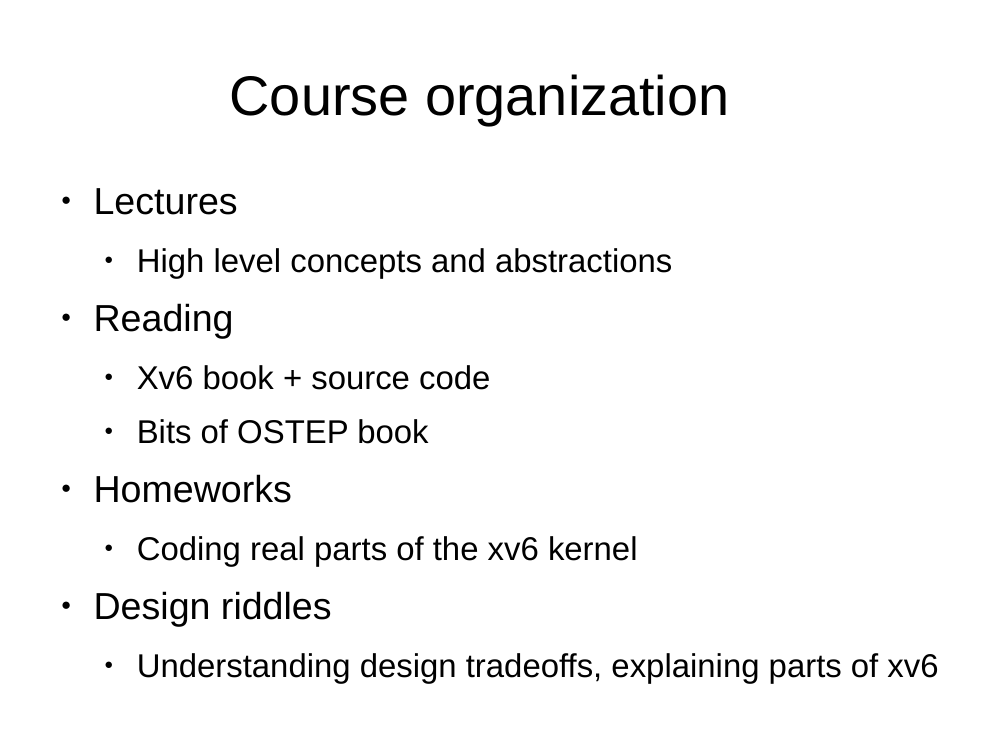
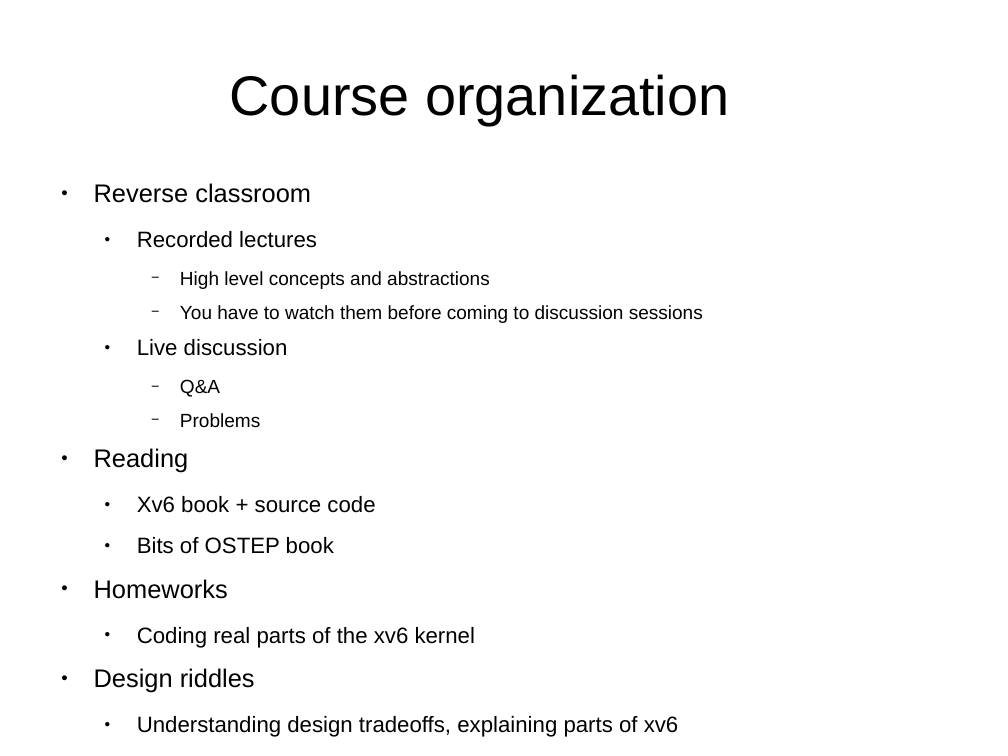
Before and after one commit to antonburtsev/cs5460, a slide deck: slide 8 of lectures/lecture00-logistics/lecture00-logistics.odp. Drawn at 1008x756 pixels with LibreOffice and Linux fonts; fonts in the diff are those of the drawing. Boxes give left, top, right and bottom in pixels: in the first picture for what was removed or moved away, otherwise in the second. Text is boxed around its words. In the diff, an @@ line names an element or a change of style, - is before the commit and + after.

```diff
--- a/lectures/lecture00-logistics/lecture00-logistics.odp
+++ b/lectures/lecture00-logistics/lecture00-logistics.odp
@@ text at (94, 183, 311, 203): text changed; size 29.6 to 20 pt @@
-● Lectures
+● Reverse classroom
+  ● Recorded lectures
@@ text at (94, 271, 679, 737): size 25.9 to 15 pt in "High level concepts and abstractions"; size 29.6 to 20 pt in "Reading", "Homeworks", "Design riddles"; size 25.9 to 17.5 pt in "Xv6 book + source code", "Bits of OSTEP book", "Coding real parts of the xv6 kernel", "Understanding design tradeoffs, explaining parts of xv6"; bullet ● to −; list level 2 to 3 in "High level concepts and abstractions" @@
@@ text at (137, 305, 703, 428): paragraphs added @@
+    − You have to watch them before coming to discussion sessions
+  ● Live discussion
+    − Q&A
+    − Problems
```
Also in this commit, not shown: 3 other slides changed, 2 slides added, 1 other file.
